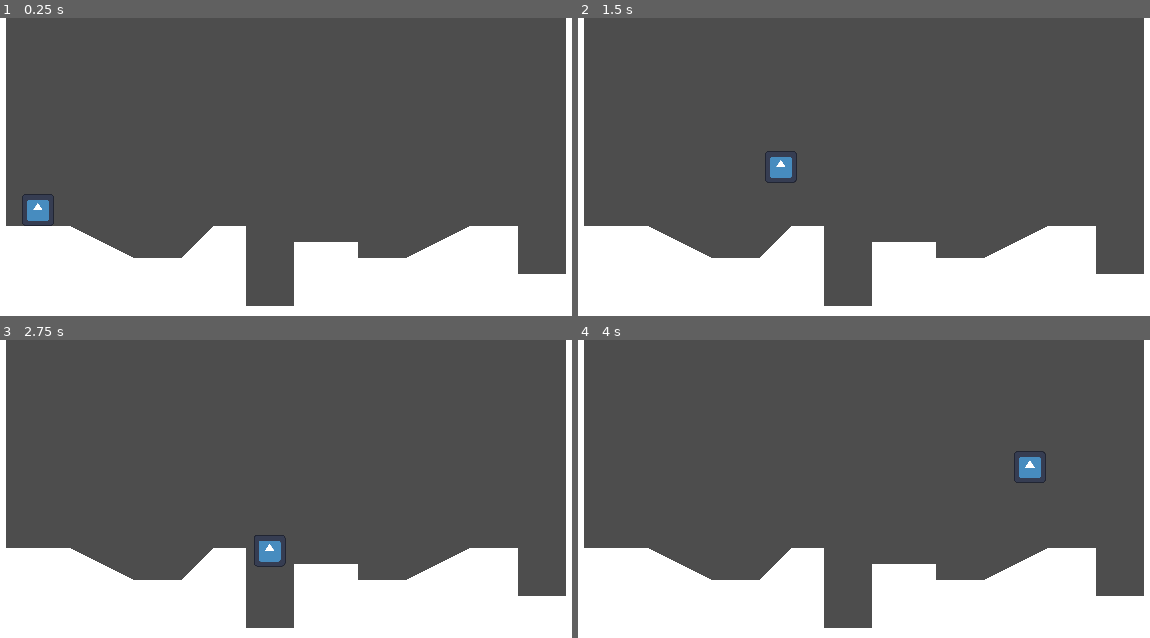
Above: before the commit, frames 1-4 (two rows, left to right).
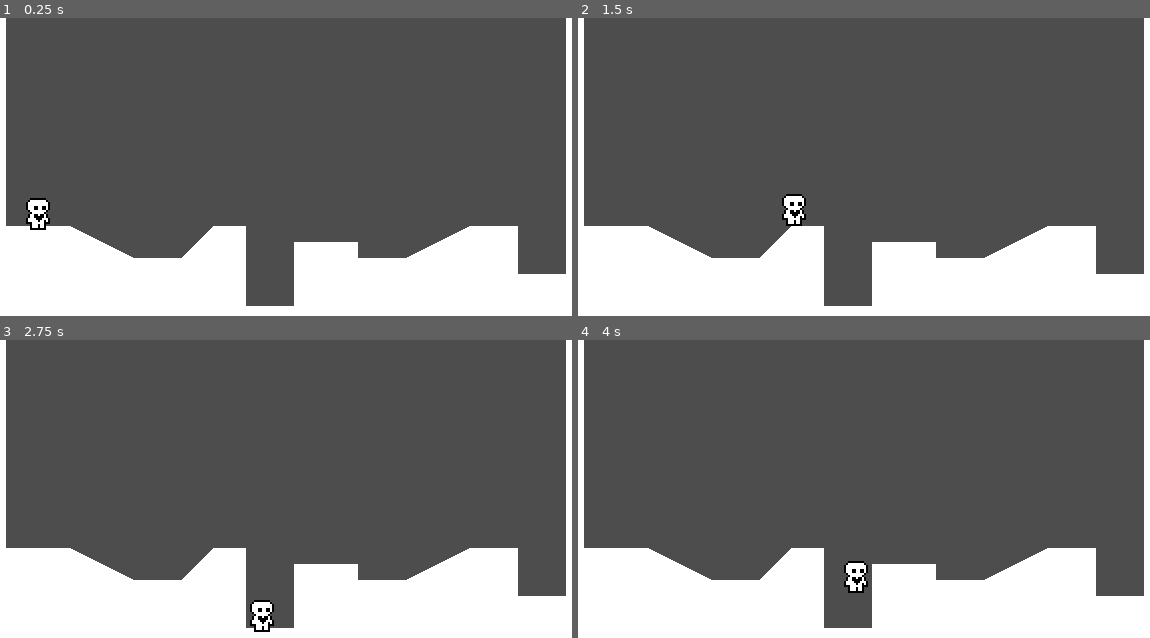
Above: after the commit, the same moments.

Repository: isalng/Heart-PlatFormer
Game: Godot game, scene res://world.tscn
The game is run twice, just before and just after one commit, with the same random seed, the same clock (stepped at 60 frames per second) and the same inputs. The engine's default icon, where the game draws it, is replaced by a stand-in: a white triangle on a blue panel in a dark square.
Inputs:
- Up to frame 1 (0.25 s): no input
- Up to frame 2 (1.5 s): tap Enter (ui_accept) at 0.5, 0.6, 0.77, 1.07, 1.35 s; hold Right (ui_right) from 0.53 s (still down)
- Up to frame 3 (2.75 s): tap Enter (ui_accept) at 1.52, 1.82, 2.1 s; release Right (ui_right) at 2.03 s; hold Left (ui_left) from 2.03 s (still down)
- Up to frame 4 (4 s): release Left (ui_left) at 2.78 s; hold Right (ui_right) from 2.78 s (still down); tap Enter (ui_accept) at 2.85, 3.02, 3.32, 3.6, 3.77 s

The runs differ from the first frame. In frame 1, 0.4% of the frame differs, in the area x 3-10%, y 59-72%; in frame 2, 0.7%; in frame 3, 0.7%; in frame 4, 0.7%, in the area x 46-82%, y 37-85%.

Commit message:
Time 41:34

Diff:
--- a/player.gd
+++ b/player.gd
@@ -1,27 +1,36 @@
 extends CharacterBody2D
 
 const SPEED = 100.0
-const ACCELERATION = 400.0
+const ACCELERATION = 800.0
+const FRICTION = 1000.0
 const JUMP_VELOCITY = -300.0
 
-# Get the gravity from the project settings to be synced with RigidBody nodes.
 var gravity = ProjectSettings.get_setting("physics/2d/default_gravity")
 
 func _physics_process(delta):
-	# Add the gravity.
+	apply_gravity(delta)
+	handle_jump()
+	var input_axis = Input.get_axis("ui_left", "ui_right")
+	handle_acceleration(input_axis, delta)
+	apply_friction(input_axis, delta)
+	move_and_slide()
+
+func apply_gravity(delta):
 	if not is_on_floor():
 		velocity.y += gravity * delta
 
-	# Handle Jump.
-	if Input.is_action_just_pressed("ui_accept") and is_on_floor():
-		velocity.y = JUMP_VELOCITY
-	#and is_on_floor(), remove can keep jumping  ------^
-	# Get the input direction and handle the movement/deceleration.
-	# As good practice, you should replace UI actions with custom gameplay actions.
-	var direction = Input.get_axis("ui_left", "ui_right")
-	if direction:
-		velocity.x = move_toward(velocity.x, SPEED * direction, ACCELERATION * delta)
+func handle_jump():
+	if is_on_floor():
+		if Input.is_action_just_pressed("ui_accept"):
+			velocity.y = JUMP_VELOCITY
 	else:
-		velocity.x = 0
+		if Input.is_action_just_released("ui_accept") and velocity.y < JUMP_VELOCITY / 2:
+			velocity.y = JUMP_VELOCITY / 2
 
-	move_and_slide()
+func handle_acceleration(input_axis, delta):
+	if input_axis != 0:
+		velocity.x = move_toward(velocity.x, SPEED * input_axis, ACCELERATION * delta)
+
+func apply_friction(input_axis, delta):
+	if input_axis == 0:
+		velocity.x = move_toward(velocity.x, 0, FRICTION * delta)
--- a/player.tscn
+++ b/player.tscn
@@ -1,7 +1,22 @@
-[gd_scene load_steps=4 format=3 uid="uid://c7ybo6q8s6g67"]
+[gd_scene load_steps=6 format=3 uid="uid://c7ybo6q8s6g67"]
 
-[ext_resource type="Texture2D" uid="uid://8ebryqw03rhs" path="res://icon.svg" id="1_adi05"]
 [ext_resource type="Script" path="res://player.gd" id="1_peme7"]
+[ext_resource type="Texture2D" uid="uid://bj61m1jn0truc" path="res://player.png" id="2_qw3nx"]
+
+[sub_resource type="AtlasTexture" id="AtlasTexture_7pu3s"]
+atlas = ExtResource("2_qw3nx")
+region = Rect2(0, 0, 24, 20)
+
+[sub_resource type="SpriteFrames" id="SpriteFrames_64mxe"]
+animations = [{
+"frames": [{
+"duration": 1.0,
+"texture": SubResource("AtlasTexture_7pu3s")
+}],
+"loop": true,
+"name": &"idle",
+"speed": 5.0
+}]
 
 [sub_resource type="RectangleShape2D" id="RectangleShape2D_45csi"]
 size = Vector2(16, 16)
@@ -11,9 +26,9 @@
 floor_snap_length = 2.0
 script = ExtResource("1_peme7")
 
-[node name="Sprite2D" type="Sprite2D" parent="."]
-scale = Vector2(0.125, 0.125)
-texture = ExtResource("1_adi05")
+[node name="AnimatedSprite2D" type="AnimatedSprite2D" parent="."]
+sprite_frames = SubResource("SpriteFrames_64mxe")
+animation = &"idle"
 
 [node name="CollisionShape2D" type="CollisionShape2D" parent="."]
 shape = SubResource("RectangleShape2D_45csi")
Binary file added: player.png
Not shown, added: player.png.import
